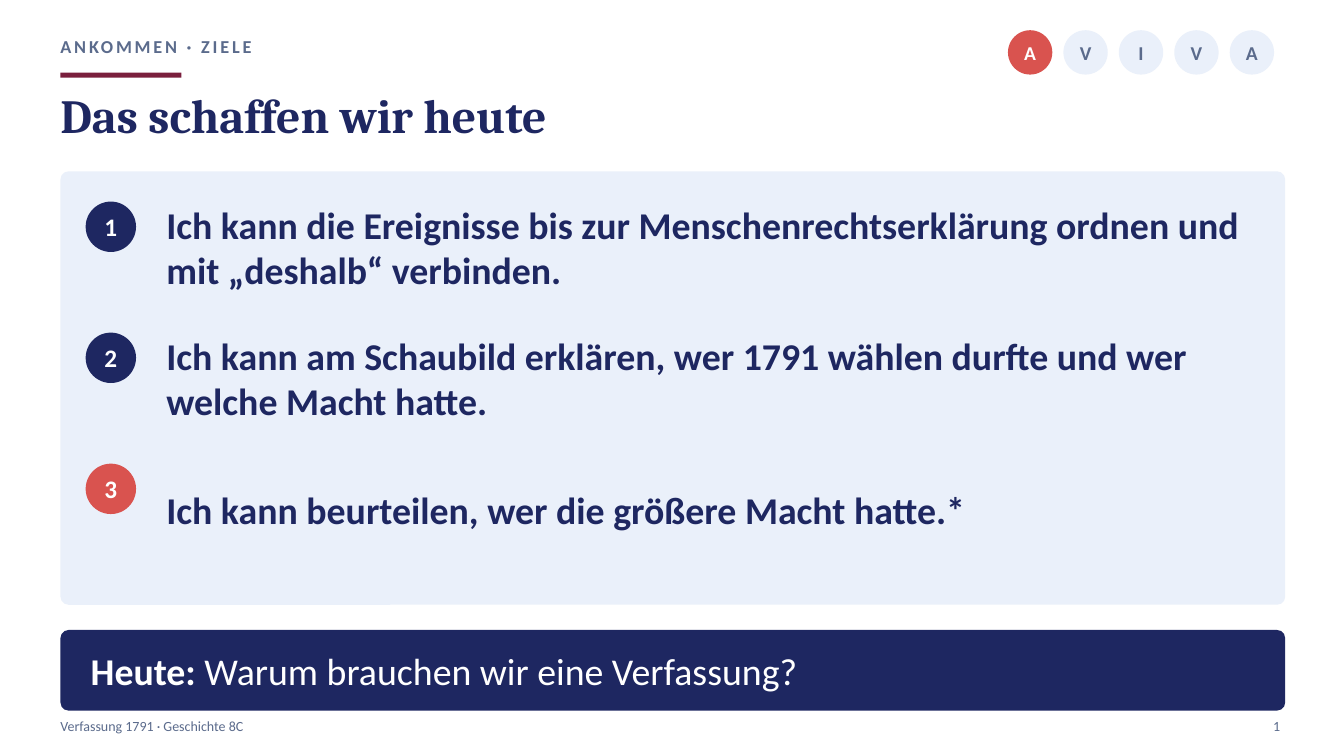
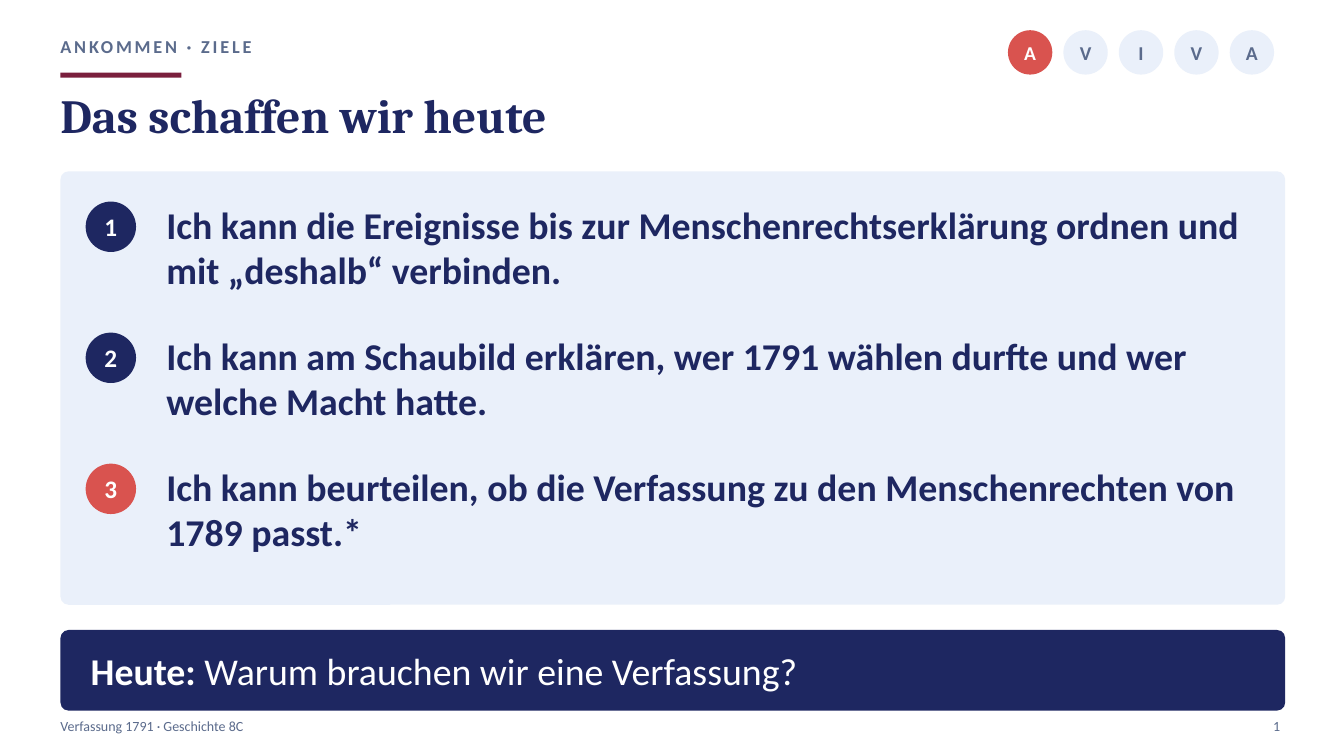
Before and after one commit to golzkonstantin-gif/Schule, a slide deck: slide 1 of Geschichte_8/Stunde5_Verfassung/Praesentation_Stunde5_Verfassung_8C.pptx. Drawn at 1344x756 pixels with LibreOffice and Linux fonts; fonts in the diff are those of the drawing. Boxes give left, top, right and bottom in pixels: in the first picture for what was removed or moved away, otherwise in the second. Text is boxed around its words. In the diff, an @@ line names an element or a change of style, - is before the commit and + after.

```diff
--- a/Geschichte_8/Stunde5_Verfassung/Praesentation_Stunde5_Verfassung_8C.pptx
+++ b/Geschichte_8/Stunde5_Verfassung/Praesentation_Stunde5_Verfassung_8C.pptx
@@ text at [166, 474, 1234, 552]: text changed @@
-Ich kann beurteilen, wer die größere Macht hatte.*
+Ich kann beurteilen, ob die Verfassung zu den Menschenrechten von 1789 passt.*
```
Also in this commit, not shown: 3 other slides changed, 12 other files.
